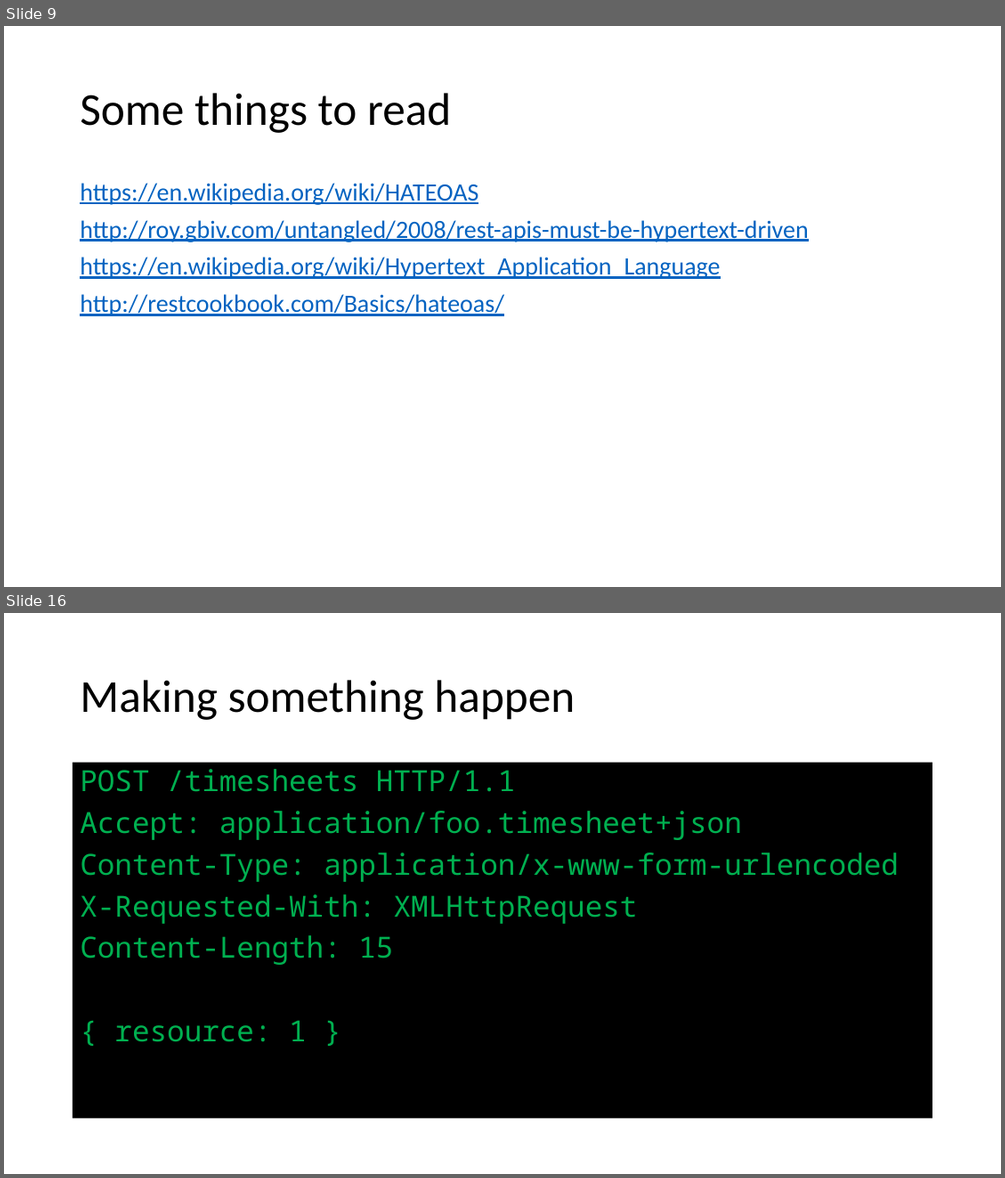
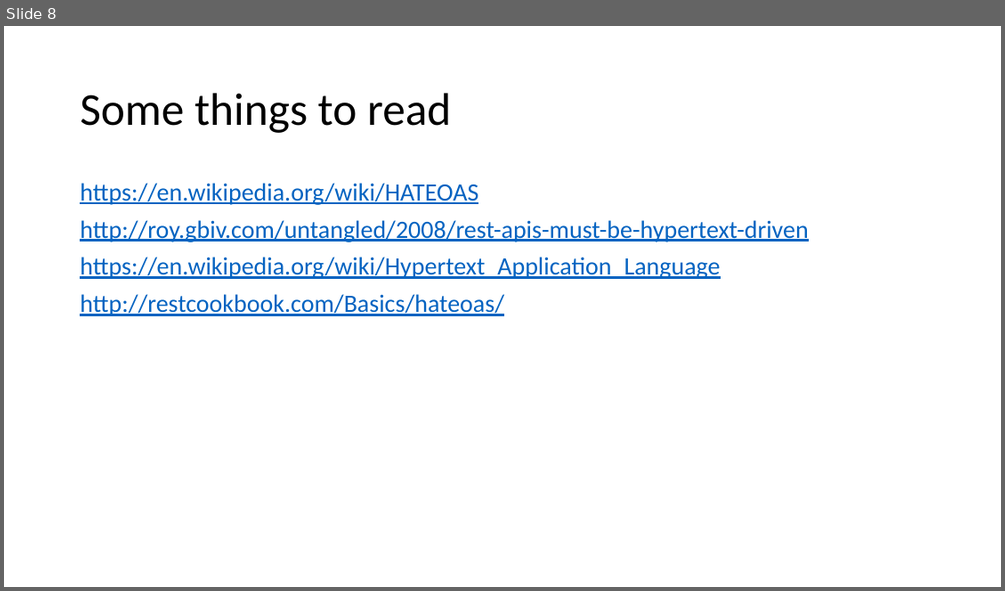
Before and after one commit to IrenaNiu/SU_CPSC_5200_20WQ, a slide deck: lectures/01 - The REST Style.pptx. Shown one above the other, each under a label of ours: slides 9 and 16 before the commit, slide 8 after it; the slides between them are not shown. The pictures are 1005x1178 and 1005x591 pixels, drawn with LibreOffice and Linux fonts; fonts in the diff are those of the drawing. Boxes give left, top, right and bottom in pixels: in the first picture for what was removed or moved away, otherwise in the second. Text is boxed around its words. In the diff, an @@ line names an element or a change of style, - is before the commit and + after.

```diff
--- a/lectures/01 - The REST Style.pptx
+++ b/lectures/01 - The REST Style.pptx
@@ slide 16 removed at <box>4,613,1001,1174</box>, background #FFFFFF @@
@@ title removed at <box>80,680,574,720</box> @@
-Making something happen
@@ text removed at <box>73,763,933,1119</box> @@
-POST /timesheets HTTP/1.1
-Accept: application/foo.timesheet+json
-Content-Type: application/x-www-form-urlencoded
-X-Requested-With: XMLHttpRequest
-Content-Length: 15
-{ resource: 1 }
@@ what was slide 9 is now slide 8 @@
```
Also in this commit, not shown: 21 other slides removed, 1 other file.
